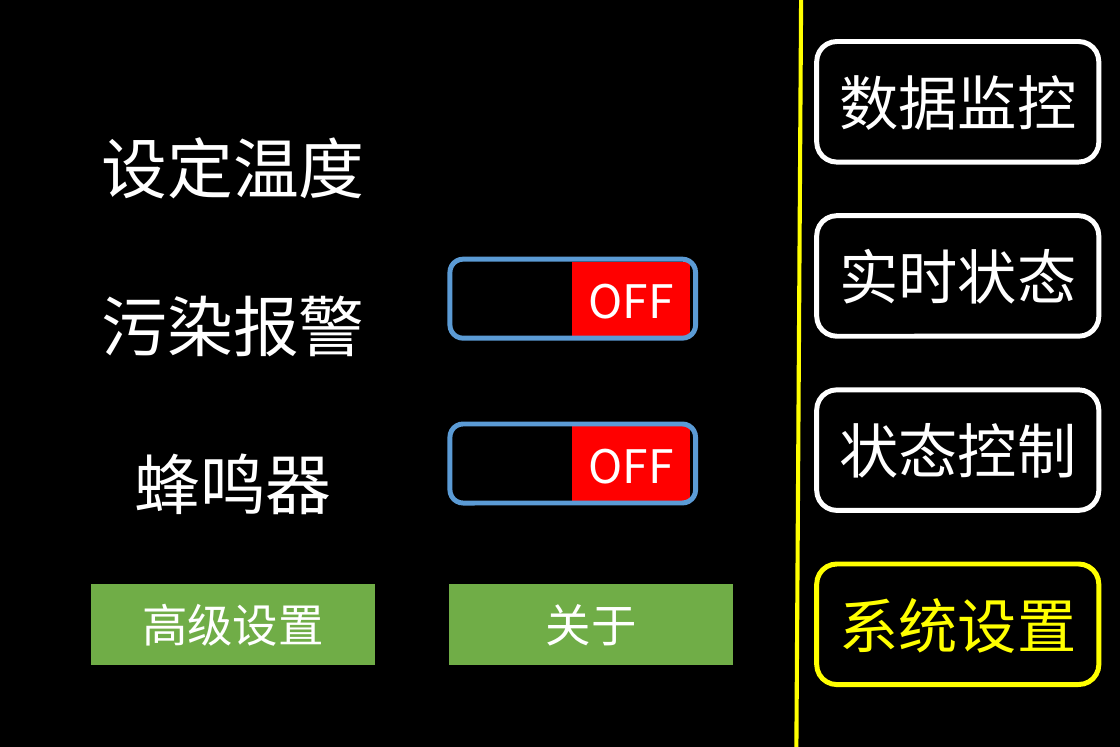
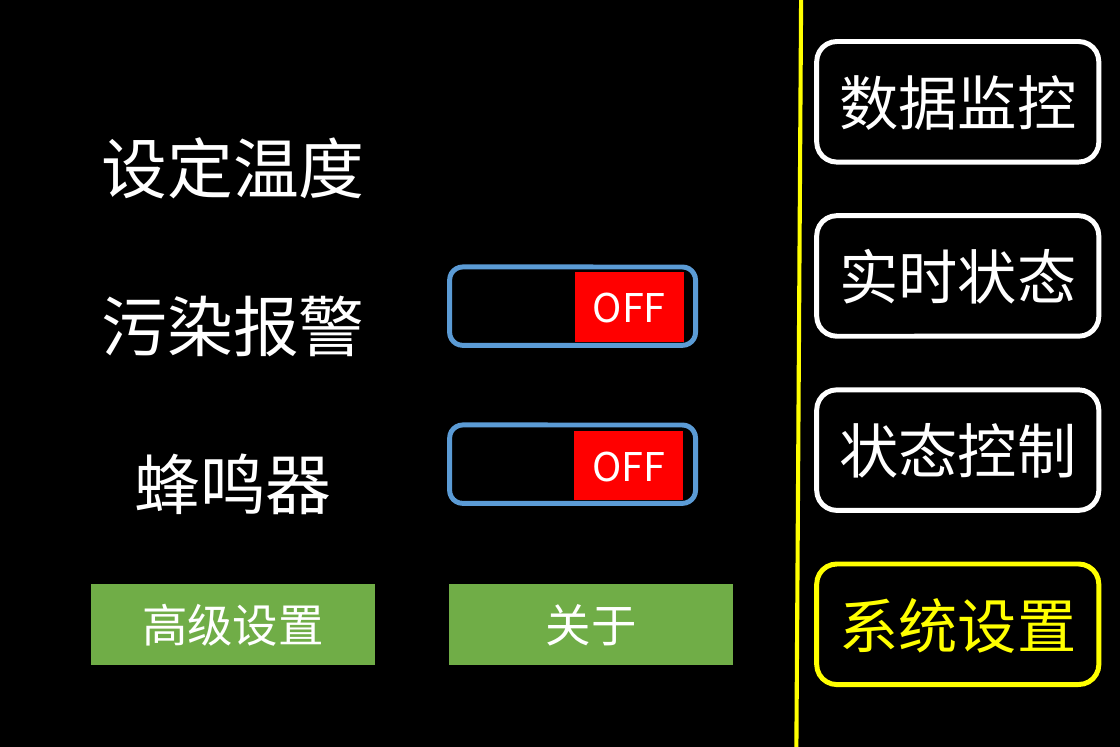
Before and after one commit to Derrick1024/IntelligentWindow, a slide deck: slide 7 of HMI/UI.pptx (slide 6 before the commit). Drawn at 1120x747 pixels with LibreOffice and Linux fonts; fonts in the diff are those of the drawing. Boxes give left, top, right and bottom in pixels: in the first picture for what was removed or moved away, otherwise in the second. Text is boxed around its words. In the diff, an @@ line names an element or a change of style, - is before the commit and + after.

```diff
--- a/HMI/UI.pptx
+++ b/HMI/UI.pptx
@@ rounded rectangle: place and size @@
-rounded rectangle at [450,260,696,339]
+rounded rectangle at [449,267,695,345]
@@ rectangle "OFF" at [576,273,684,340]: size 28 to 24 pt @@
@@ rectangle "OFF": place and size @@
-rectangle "OFF" at [572,262,689,338]
+rectangle "OFF" at [576,273,684,340]
@@ rectangle "OFF": place and size @@
-rectangle "OFF" at [572,427,689,503]
+rectangle "OFF" at [575,431,683,499]
@@ rectangle "OFF" at [575,431,683,499]: size 28 to 24 pt @@
```
Also in this commit, not shown: 3 other slides changed, 1 slide added, 29 other files.
